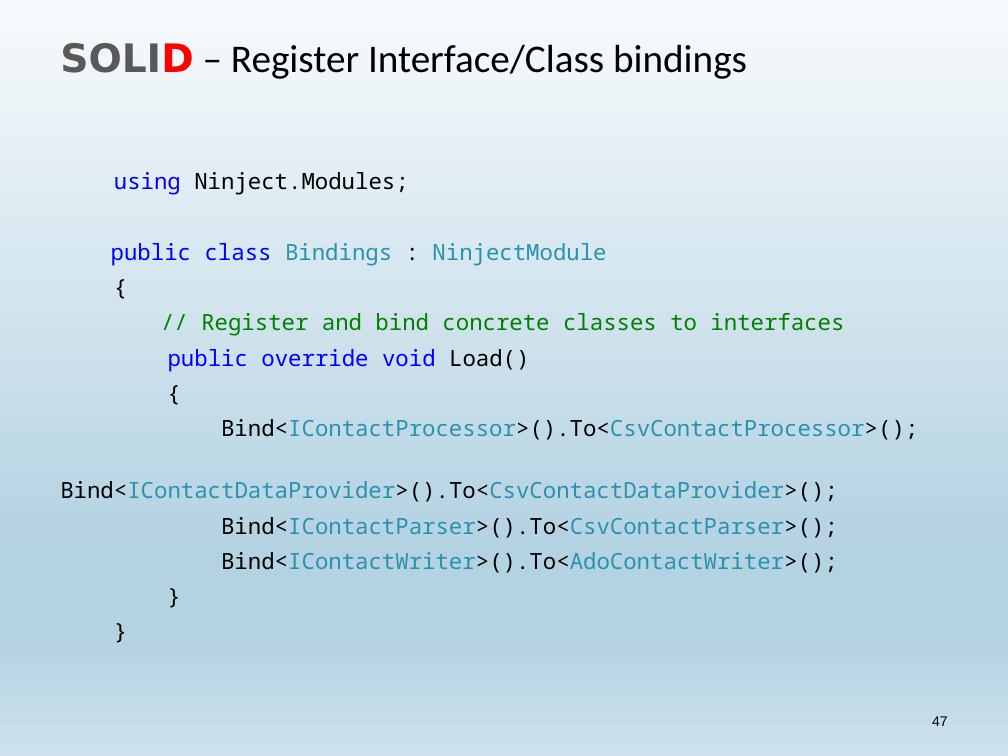
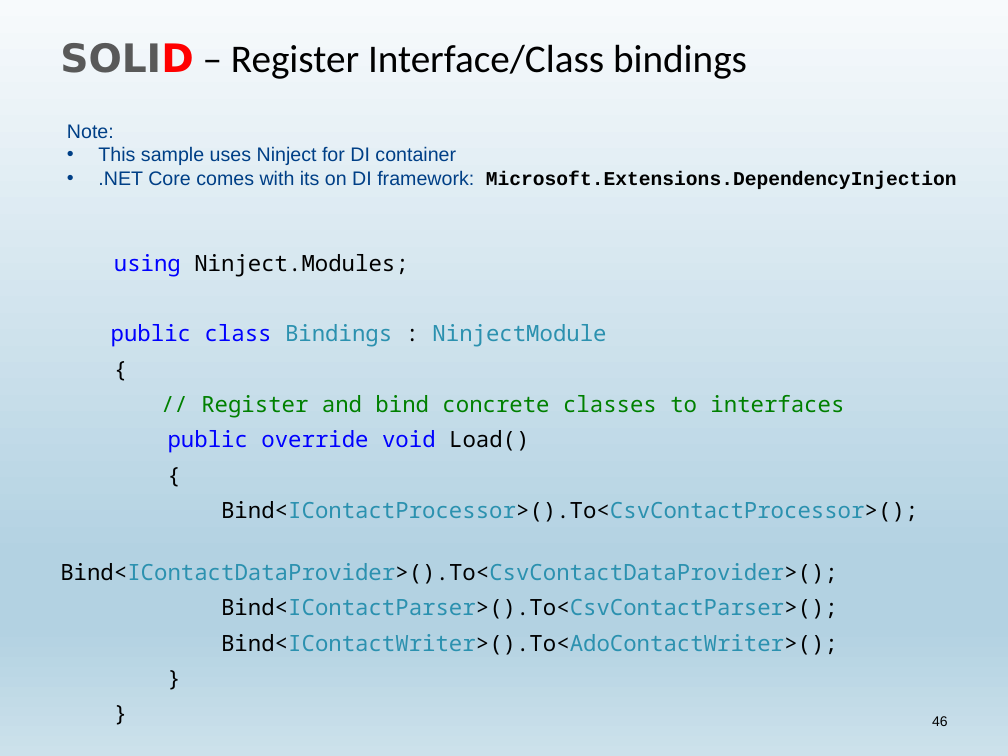
Before and after one commit to dgebert/presentations, a slide deck: slide 46 of SOLID.pptx (slide 47 before the commit). Drawn at 1008x756 pixels with LibreOffice and Linux fonts; fonts in the diff are those of the drawing. Boxes give left, top, right and bottom in pixels: in the first picture for what was removed or moved away, otherwise in the second. Text is boxed around its words. In the diff, an @@ line names an element or a change of style, - is before the commit and + after.

```diff
--- a/SOLID.pptx
+++ b/SOLID.pptx
@@ text added at [67,124,957,189], 14 pt, text #003F86 @@
+Note:
+• This sample uses Ninject for DI container
+• .NET Core comes with its on DI framework: Microsoft.Extensions.DependencyInjection
@@ text "using Ninject.Modules;": place and size @@
-text "using Ninject.Modules;" at [60,172,918,573]
+text "using Ninject.Modules;" at [60,254,918,655]
@@ page number at [932,716,948,726]: text changed @@
-47
+46
```
Also in this commit, not shown: 13 other slides changed, 1 slide added, 3 slides removed.
